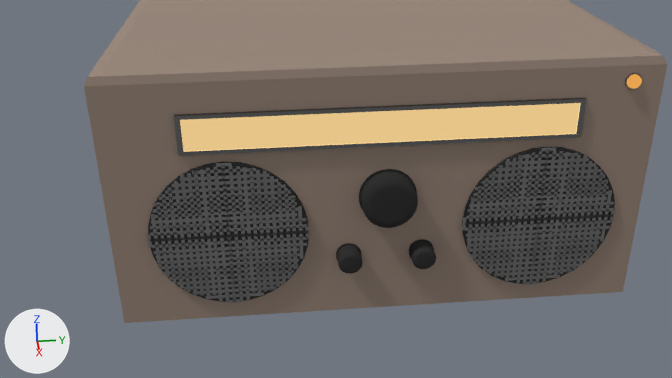
Before and after pictures for a commit that changed the Blender file 01-Models/tw-radio.blend.
One viewpoint serves both versions: the file's camera 'Camera'. The lights are fixed; the arrows at lower left show +X, +Y and +Z.
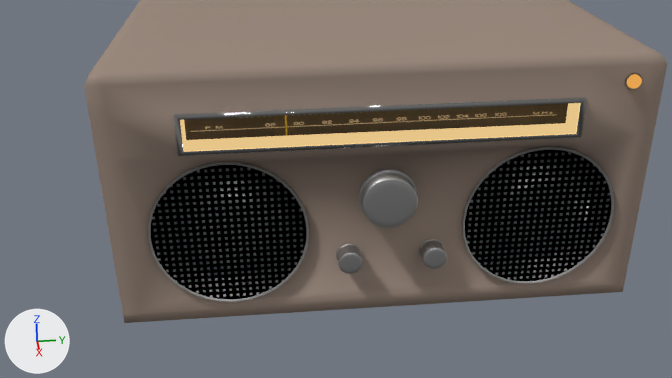
Commit message: Radio erstellt

Location of each change, (x1, y1, x2, y2) in pixels of the pictures (672 x 378 px):
'Plane', deleted
    before: (147, 163, 309, 303)
'Gitter', added (black)
    after: (151, 165, 306, 299)
'Plane.001', deleted
    before: (462, 147, 615, 285)
'Gitter.001', added (black)
    after: (465, 150, 611, 281)
'Cylinder.001', reshaped, moved
    before: (148, 162, 309, 302)
    after: (148, 162, 309, 301)
'Cylinder.002', deleted (black)
    before: (462, 147, 615, 284)
'Cylinder.006', added
    after: (462, 147, 614, 283)
'Cylinder.003', surface changed (black to grey)
    both: (359, 169, 447, 269)
'ButtonBig', added
    after: (359, 169, 418, 228)
'Cylinder.005', hidden (black)
    before: (409, 239, 436, 269)
'Cylinder.004', surface changed (black to grey)
    both: (336, 243, 362, 274)
part 1 of me_cylinder_005, cut back (black)
    before: (409, 240, 436, 269)
part 2 of me_cylinder_001, added
    after: (148, 162, 309, 301)
part 3 of me_cylinder_001, deleted (black)
    before: (148, 162, 309, 302)
part 4 of me_cube, built on
    both: (114, 133, 638, 313)
part 5 of me_cube, shading changed
    both: (84, 55, 660, 323)

Edits to the bpy script that builds the scene:
```text
Change mat_material_001:
    add n2 = _N.new('ShaderNodeBsdfAnisotropic'); n2.name = 'Glossy BSDF'
    add n2.distribution = 'GGX'
    add n2.inputs[1].default_value = 0.447  # 'Roughness'
    where n1 = _N.new('ShaderNodeBsdfDiffuse'); n1.name = 'Diffuse BSDF'
    where n0 = _N.new('ShaderNodeOutputMaterial'); n0.name = 'Material Output'
    remove _L.new(n1.outputs[0], n0.inputs[0])  # 'BSDF' to 'Surface'
    add n3 = _N.new('ShaderNodeMixShader'); n3.name = 'Mix Shader'
    add _L.new(n1.outputs[0], n3.inputs[2])  # 'BSDF' to 'Shader'
    add _L.new(n2.outputs[0], n3.inputs[1])  # 'BSDF' to 'Shader'
    add _L.new(n3.outputs[0], n0.inputs[0])  # 'Shader' to 'Surface'
Add mat_anzeigemain:
    mat_anzeigemain = bpy.data.materials.new('AnzeigeMain')
    # colours: beige #ffd997
    # uses the picture img_crf160disp_jpg
Change me_cylinder_005:
    used by ob_cylinder_005; location = (0.0631, 0.0154, -0.0245); rotation_euler = (0.0, 1.571, 0.0), in degrees (0, 90, 0); scale = (0.00485, 0.00485, 0.000386)
    remove me_cylinder_005.from_pydata(...)  # 224 vertices, 194 faces; spans x -1.0..1.0, y -1.0..1.0, z -1.0..18.7
    remove me_cylinder_005.materials.append(mat_material_001)  # black #353535
    add me_cylinder_005.from_pydata(...)  # 64 vertices, 34 faces; spans x -1.0..1.0, y -1.0..1.0, z -1.0..1.0
    me_cylinder_005 part 1
    160 vertices are removed from x -0.9..0.9, y -0.9..0.9, z 0.5..18.7
    161 faces are deleted
    1 new face joins them
Change me_cylinder_001:
    used by ob_cylinder_001; location = (0.0631, -0.0567, -0.013); rotation_euler = (0.0, 1.571, 0.0), in degrees (0, 90, 0); scale = (0.0294, 0.0294, 0.000835)
    remove me_cylinder_001.from_pydata(...)  # 64 vertices, 34 faces; spans x -1.0..1.0, y -1.0..1.0, z -1.0..1.0
    add me_cylinder_001.from_pydata(...)  # 224 vertices, 193 faces; spans x -1.0..1.0, y -1.0..1.0, z -15.41..-10.58
    me_cylinder_001 part 2: 224 vertices added at x -1.0..1.0, y -1.0..1.0, z -15.41..-10.58
    me_cylinder_001 part 3: 64 vertices removed from x -1.0..1.0, y -1.0..1.0, z -1.0..1.0
Change me_cube:
    used by ob_cube; location = (0.0, 0.0, 0.0); scale = (0.0625, 0.1, 0.05)
    remove me_cube.from_pydata(...)  # 124 vertices, 122 faces; spans x -1.0..1.02, y -1.0..1.0, z -1.0..1.0
    add me_cube.from_pydata(...)  # 256 vertices, 187 faces; spans x -1.0..1.02, y -1.0..1.0, z -1.0..1.0
    me_cube part 4
    3 faces are deleted
    100 vertices are added at x 0.49..1.0, y -0.86..0.89, z -0.85..0.33
    32 new vertices lie (0.51, 0.0, 0.0) away from vertices in x 0.49, y -0.86..-0.28, z -0.84..0.32
    3 new faces join them, mat_holz (its picture is missing), smooth
    65 new faces join them, mat_holz (its picture is missing)
    me_cube part 5: 119 kept faces spanning x -1.0..1.02, y -1.0..1.0, z -1.0..1.0 are now shaded smooth
    add me_cube.materials.append(mat_anzeigemain)
Change ob_cylinder_005:
    ob_cylinder_005.location: (0.0631, 0.0154, -0.0245) -> (0.0596, 0.0602, -0.0131)
    ob_cylinder_005.scale: (0.00485, 0.00485, 0.000386) -> (0.029, 0.029, 0.029)
    add ob_cylinder_005.hide_viewport = True
Remove ob_cylinder_002:
    ob_cylinder_002 = bpy.data.objects.new('Cylinder.002', me_cylinder_002)
Remove ob_plane_001:
    ob_plane_001 = bpy.data.objects.new('Plane.001', me_plane_002)
Remove ob_plane:
    ob_plane = bpy.data.objects.new('Plane', me_plane_001)
Change ob_cylinder_001:
    ob_cylinder_001.location: (0.0631, -0.0567, -0.013) -> (0.0725, -0.0567, -0.013)
Add ob_buttonbig:
    ob_buttonbig = bpy.data.objects.new('ButtonBig', me_cylinder_003_1)  # 256 vertices, 226 faces; spans x -1.0..1.0, y -1.0..1.0, z -1.0..17.1
    ob_buttonbig.location = (0.0631, 0.002, -0.0002)
    ob_buttonbig.rotation_euler = (0.0, 1.571, 0.0)  # degrees (0, 90, 0)
    ob_buttonbig.scale = (0.0107, 0.0107, 0.000386)
Add ob_gitter:
    ob_gitter = bpy.data.objects.new('Gitter', me_mesh_047)  # 2400 vertices, 3166 faces; spans x -0.000141..0.000141, y -0.000141..0.000141, z 0.0; in mat_material (black #000000)
    ob_gitter.location = (0.0633, -0.0568, -0.013)
    ob_gitter.rotation_euler = (0.0, 1.571, 0.0)  # degrees (0, 90, 0)
    ob_gitter.scale = (202.0, 202.0, 202.0)
Add ob_gitter_001:
    ob_gitter_001 = bpy.data.objects.new('Gitter.001', me_mesh_047.copy())
    ob_gitter_001.location = (0.0633, 0.06, -0.013)
    ob_gitter_001.rotation_euler = (0.0, 1.571, 0.0)  # degrees (0, 90, 0)
    ob_gitter_001.scale = (202.0, 202.0, 202.0)
Add ob_cylinder_006:
    ob_cylinder_006 = bpy.data.objects.new('Cylinder.006', me_cylinder_010)  # 224 vertices, 193 faces; spans x -1.0..1.0, y -1.0..1.0, z -15.41..-10.58
    ob_cylinder_006.location = (0.0725, 0.0601, -0.013)
    ob_cylinder_006.rotation_euler = (0.0, 1.571, 0.0)  # degrees (0, 90, 0)
    ob_cylinder_006.scale = (0.0294, 0.0294, 0.000835)
```
